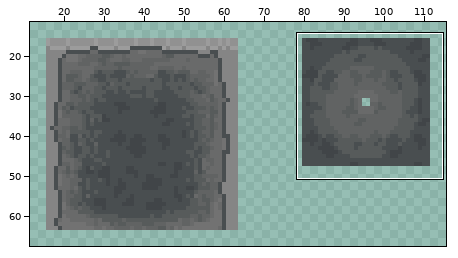
A sprite sheet gets an edit: Brackeys_Feb_Jam_2022_Its-not-real/Assets/Sprites/tilemapAsylum.png. Above, an overview of the earlier version with the close-up marked.
Close-up. Before the edit:
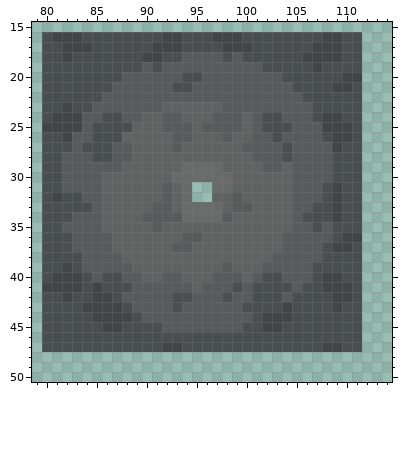
The file is 128x96 pixels. Colours within 5 levels of each other are drawn and written as one. Shown: x 79..114, y 15..50. The wide view leaves out empty margins. The commit also changed other parts of the picture, which this record leaves out.
The result:
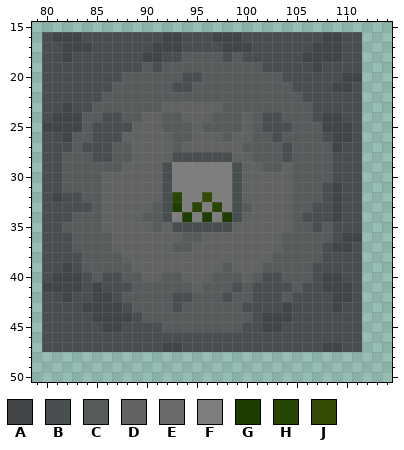
Palette (. is transparent): A #414548  B #494e50  C #575b5b  D #616363  E #696a6a  F #7e7e7e  G #1e3d01  H #294503  J #344c05
The edit:
Changed rows in their new state; - is an unchanged pixel.
first column x 92:
28 -BBBBBB-
29 BFFFFFFB
30 BFFFFFFB
31 BFFFFFFB
32 BHFFJFFB
33 BGFHFHFB
34 BFGFGFGB
35 -BBBBBB-
